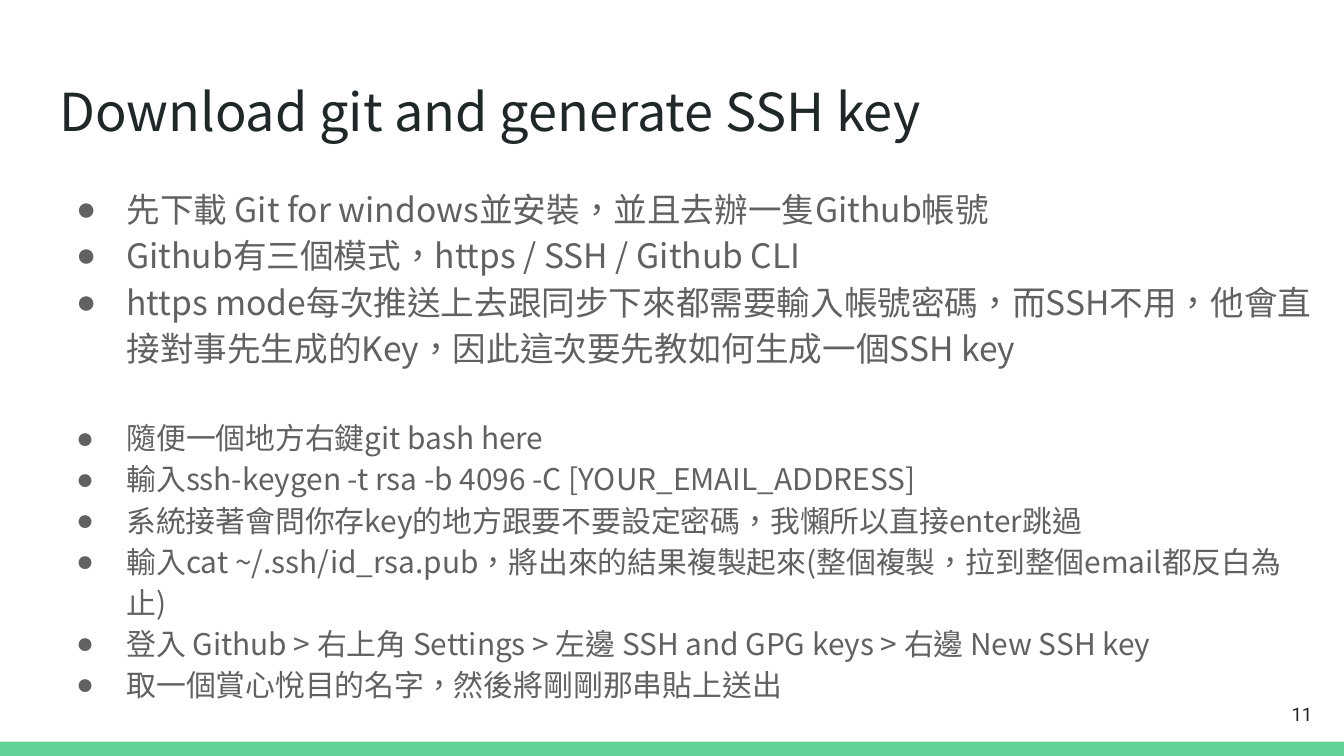
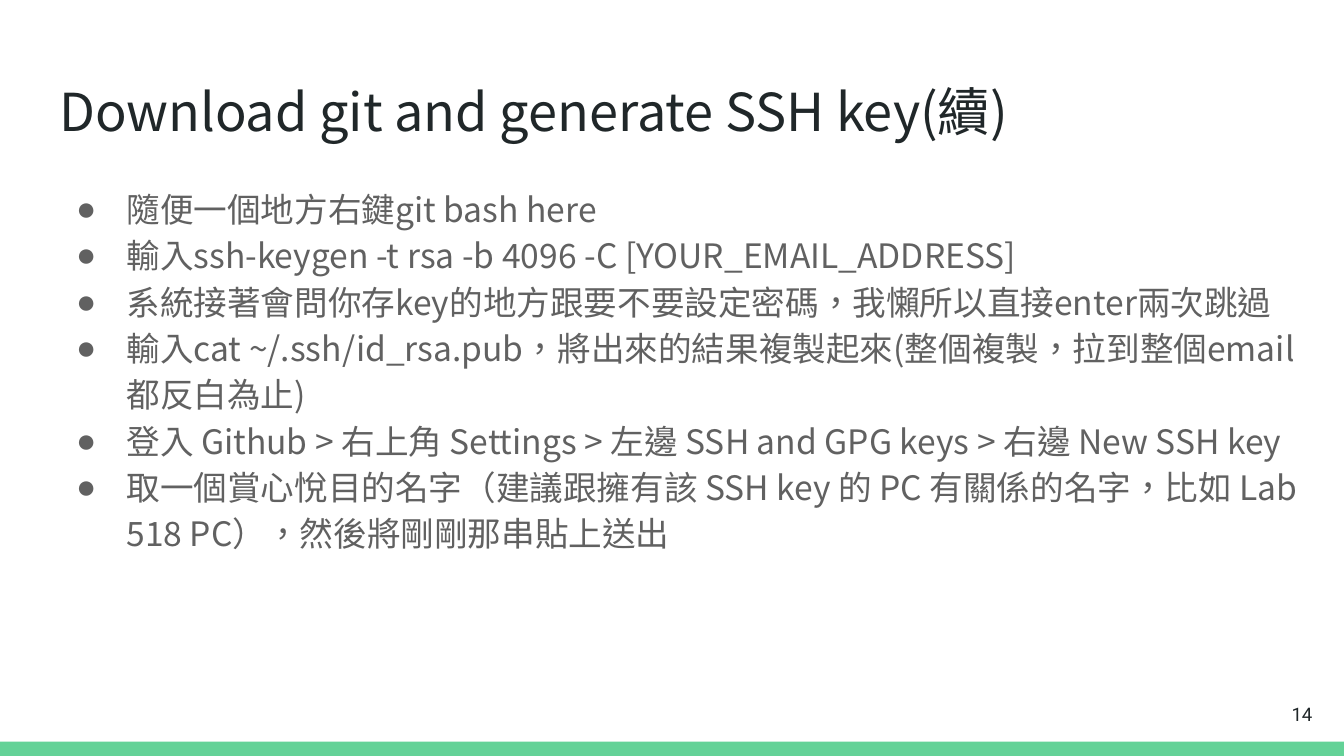
Before and after one commit to huskyhello/NTPU_codebook, a slide deck: slide 14 of codebook_tutorial.pptx (slide 11 before the commit). Drawn at 1344x756 pixels with LibreOffice and Linux fonts; fonts in the diff are those of the drawing. Boxes give left, top, right and bottom in pixels: in the first picture for what was removed or moved away, otherwise in the second. Text is boxed around its words. In the diff, an @@ line names an element or a change of style, - is before the commit and + after.

```diff
--- a/codebook_tutorial.pptx
+++ b/codebook_tutorial.pptx
@@ title at (59,87,1008,144): text changed @@
-Download git and generate SSH key
+Download git and generate SSH key(續)
@@ text at (126,193,1311,369): paragraphs removed @@
-● 先下載 Git for windows並安裝，並且去辦一隻Github帳號
-● Github有三個模式，https / SSH / Github CLI
-● https mode每次推送上去跟同步下來都需要輸入帳號密碼，而SSH不用，他會直接對事先生成的Key，因此這次要先教如何生成一個SSH key
@@ text at (126,194,1295,463): size 16 to 18 pt in "隨便一個地方右鍵git bash here", "輸入ssh-keygen -t rsa -b 4096 -C [YOUR_EMAIL_ADDRESS]", "輸入cat ~/.ssh/id_rsa.pub，將出來的結果複製起來(整個複製，拉到整個email都反白為止)", "登入 Github > 右上角 Settings > 左邊 ..." @@
@@ text at (126,286,1271,323): text changed; size 16 to 18 pt @@
-● 系統接著會問你存key的地方跟要不要設定密碼，我懶所以直接enter跳過
+● 系統接著會問你存key的地方跟要不要設定密碼，我懶所以直接enter兩次跳過
@@ text at (126,471,1298,549): text changed; size 16 to 18 pt @@
-● 取一個賞心悅目的名字，然後將剛剛那串貼上送出
+● 取一個賞心悅目的名字（建議跟擁有該 SSH key 的 PC 有關係的名字，比如 Lab 518 PC），然後將剛剛那串貼上送出
@@ page number at (1292,707,1313,721): text changed @@
-11
+14
```
Also in this commit, not shown: 10 other slides changed, 3 slides added, 7 other files.
